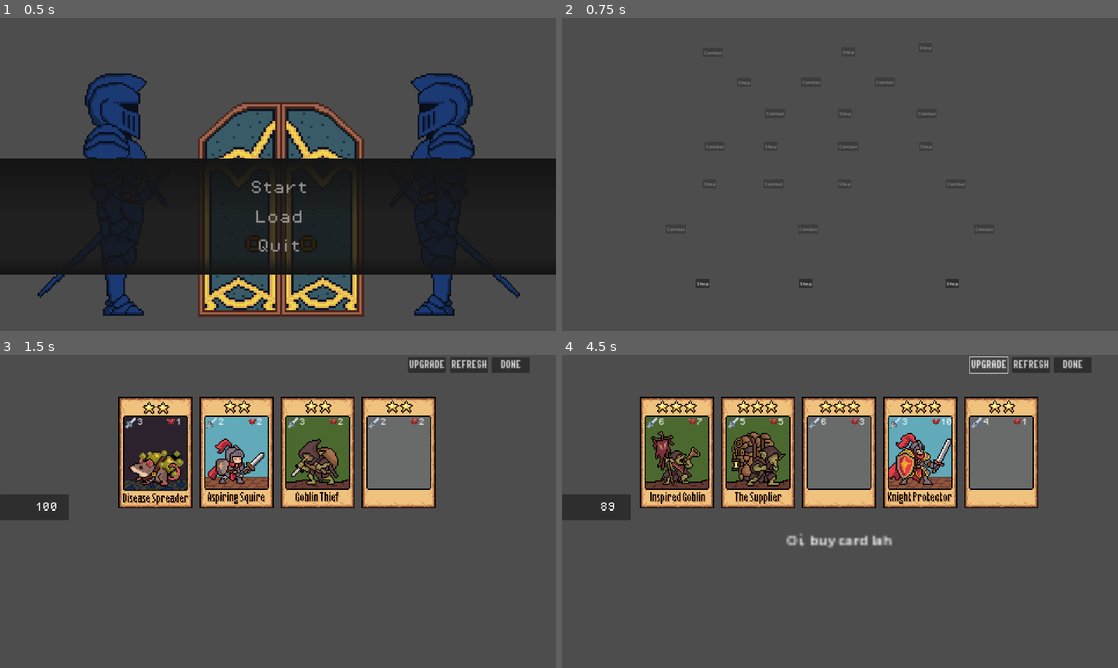
Above: before the commit, frames 1-4 (two rows, left to right).
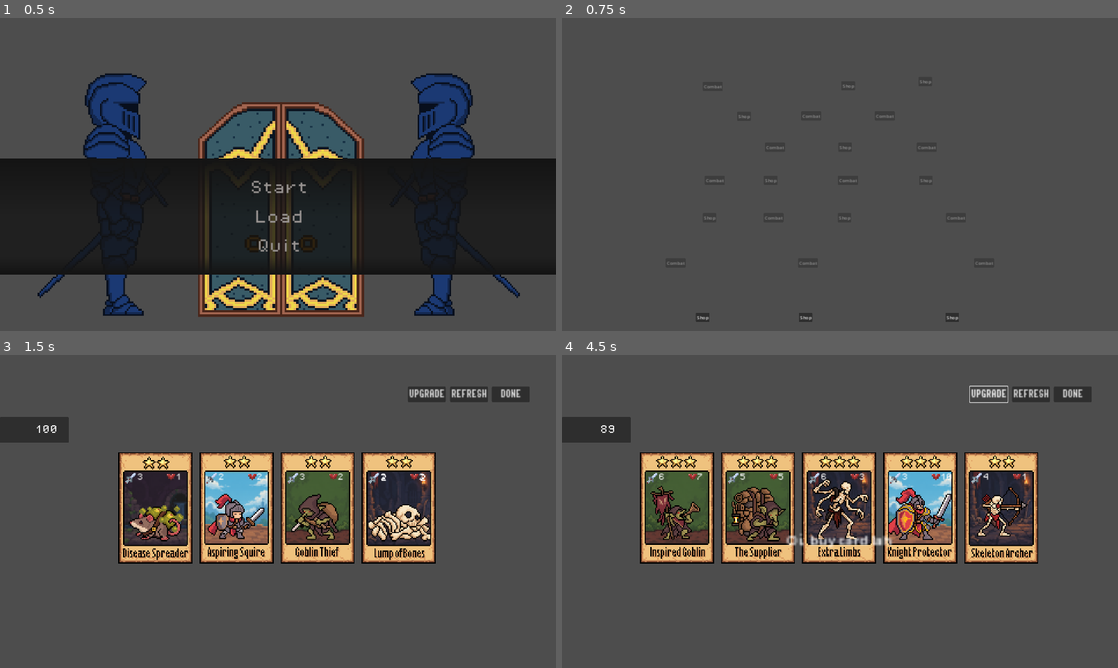
Above: after the commit, the same moments.

Repository: wenyng0526-boop/whateverproject
Game: Godot game, scene res://Scenes/main_menu.tscn
Same seed, same stepped clock (60 frames per second), same inputs: the game is played once before the commit and once after it.
Inputs (mouse positions are in pixels of both pictures, inside the frame that each line leads up to):
- Up to frame 1 (0.5 s): no input
- Up to frame 2 (0.75 s): click (840, 187) at 0.5 s
- Up to frame 3 (1.5 s): click "Shop" at 1.25 s
- Up to frame 4 (4.5 s): click "DONE" at 2 s; click "DONE" at 2.75 s; click "REFRESH" at 3.5 s; click "UPGRADE" at 4.25 s

Frame 1 is identical in both runs. In frame 2, 0.6% of the frame differs, in the area x 18-78%, y 9-98%; in frame 3, 30%; in frame 4, 36%, in the area x 0-96%, y 0-67%.

Commit message:
all card art added & some design changes

Diff:
--- a/Minion Resource/Skeleton/arm.tres
+++ b/Minion Resource/Skeleton/arm.tres
@@ -1,6 +1,6 @@
 [gd_resource type="Resource" script_class="card_resource" load_steps=3 format=3 uid="uid://dr8livklpk6kw"]
 
-[ext_resource type="Texture2D" uid="uid://yyckgl138lyv" path="res://Assets/card placeholders/Cost 1 card.png" id="1_8oj1p"]
+[ext_resource type="Texture2D" uid="uid://dmkw0jfmgovvt" path="res://Assets/cards/Arm.png" id="1_sl8v2"]
 [ext_resource type="Script" path="res://Scipts/card_data.gd" id="2_12q8j"]
 
 [resource]
@@ -9,7 +9,7 @@
 cost = 1
 attack = 1
 health = 1
-image = ExtResource("1_8oj1p")
+image = ExtResource("1_sl8v2")
 minon_type = 2
 fusion_tier = 1
 description = "An arm, not a leg."
--- a/Minion Resource/Skeleton/bone_muncher.tres
+++ b/Minion Resource/Skeleton/bone_muncher.tres
@@ -1,6 +1,6 @@
 [gd_resource type="Resource" script_class="card_resource" load_steps=3 format=3 uid="uid://bn7lyinamlkhp"]
 
-[ext_resource type="Texture2D" uid="uid://bfvpklkhjegqn" path="res://Assets/card placeholders/Cost 3 card.png" id="1_3jfgb"]
+[ext_resource type="Texture2D" uid="uid://bsvyodkjwh3ro" path="res://Assets/cards/Bone Muncher.png" id="1_1lxuc"]
 [ext_resource type="Script" path="res://Scipts/card_data.gd" id="2_xau1p"]
 
 [resource]
@@ -9,7 +9,7 @@
 cost = 3
 attack = 7
 health = 2
-image = ExtResource("1_3jfgb")
+image = ExtResource("1_1lxuc")
 minon_type = 2
 fusion_tier = 1
 description = "50% chance of dealing double damage."
--- a/Minion Resource/Skeleton/bone_refiner.tres
+++ b/Minion Resource/Skeleton/bone_refiner.tres
@@ -1,6 +1,6 @@
 [gd_resource type="Resource" script_class="card_resource" load_steps=3 format=3 uid="uid://dtpyy4wn8t78t"]
 
-[ext_resource type="Texture2D" uid="uid://bfvpklkhjegqn" path="res://Assets/card placeholders/Cost 3 card.png" id="1_iublw"]
+[ext_resource type="Texture2D" uid="uid://dulnrfxwreanc" path="res://Assets/cards/Bone Refiner.png" id="1_gab4q"]
 [ext_resource type="Script" path="res://Scipts/card_data.gd" id="2_fsctn"]
 
 [resource]
@@ -9,7 +9,7 @@
 cost = 3
 attack = 3
 health = 7
-image = ExtResource("1_iublw")
+image = ExtResource("1_gab4q")
 minon_type = 2
 fusion_tier = 1
 description = "50% chance of dealing double damage."
--- a/Minion Resource/Skeleton/skelly_the_unbreakable.tres
+++ b/Minion Resource/Skeleton/bone_titan.tres
@@ -1,15 +1,15 @@
 [gd_resource type="Resource" script_class="card_resource" load_steps=3 format=3 uid="uid://d24xbnkck6jhy"]
 
-[ext_resource type="Texture2D" uid="uid://bpe4ycwhofbyl" path="res://Assets/card placeholders/Cost 4 card.png" id="1_d75hm"]
-[ext_resource type="Script" path="res://Scipts/card_data.gd" id="2_a6t4g"]
+[ext_resource type="Texture2D" uid="uid://xxqfo5go6aqe" path="res://Assets/cards/Bone Titan.png" id="1_oxwkp"]
+[ext_resource type="Script" path="res://Scipts/card_data.gd" id="2_jy0te"]
 
 [resource]
-script = ExtResource("2_a6t4g")
-name = "Skelly, the Unbreakable"
+script = ExtResource("2_jy0te")
+name = "Bone Titan"
 cost = 4
 attack = 5
 health = 13
-image = ExtResource("1_d75hm")
+image = ExtResource("1_oxwkp")
 minon_type = 2
 fusion_tier = 1
 description = "50% chance of dealing double damage."
--- a/Minion Resource/Skeleton/extra_limbs.tres
+++ b/Minion Resource/Skeleton/extra_limbs.tres
@@ -1,6 +1,6 @@
 [gd_resource type="Resource" script_class="card_resource" load_steps=3 format=3 uid="uid://bvf130wywxg2u"]
 
-[ext_resource type="Texture2D" uid="uid://bfvpklkhjegqn" path="res://Assets/card placeholders/Cost 3 card.png" id="1_gaamj"]
+[ext_resource type="Texture2D" uid="uid://d37l48moxukw4" path="res://Assets/cards/Extra Limbs.png" id="1_6lc27"]
 [ext_resource type="Script" path="res://Scipts/card_data.gd" id="2_1mhah"]
 
 [resource]
@@ -9,7 +9,7 @@
 cost = 3
 attack = 6
 health = 3
-image = ExtResource("1_gaamj")
+image = ExtResource("1_6lc27")
 minon_type = 2
 fusion_tier = 1
 description = "50% chance of dealing double damage."
--- a/Minion Resource/Skeleton/lump_of_bones.tres
+++ b/Minion Resource/Skeleton/lump_of_bones.tres
@@ -1,6 +1,6 @@
 [gd_resource type="Resource" script_class="card_resource" load_steps=3 format=3 uid="uid://dl782p14xhls0"]
 
-[ext_resource type="Texture2D" uid="uid://d3esp7w8pcu6" path="res://Assets/card placeholders/Cost 2 card.png" id="1_kpm6p"]
+[ext_resource type="Texture2D" uid="uid://b3vuxoiboc55d" path="res://Assets/cards/Lump of Bones.png" id="1_ykopj"]
 [ext_resource type="Script" path="res://Scipts/card_data.gd" id="2_vn7u8"]
 
 [resource]
@@ -9,7 +9,7 @@
 cost = 2
 attack = 2
 health = 2
-image = ExtResource("1_kpm6p")
+image = ExtResource("1_ykopj")
 minon_type = 2
 fusion_tier = 1
 description = "50% chance of dealing double damage."
--- a/Minion Resource/Skeleton/skeleton_archer.tres
+++ b/Minion Resource/Skeleton/skeleton_archer.tres
@@ -1,6 +1,6 @@
 [gd_resource type="Resource" script_class="card_resource" load_steps=3 format=3 uid="uid://ck25kwqigneuy"]
 
-[ext_resource type="Texture2D" uid="uid://d3esp7w8pcu6" path="res://Assets/card placeholders/Cost 2 card.png" id="1_ro6ir"]
+[ext_resource type="Texture2D" uid="uid://dnb2p7gxt6erh" path="res://Assets/cards/Skeleton Archer.png" id="1_pvfe2"]
 [ext_resource type="Script" path="res://Scipts/card_data.gd" id="2_2350r"]
 
 [resource]
@@ -9,7 +9,7 @@
 cost = 2
 attack = 4
 health = 1
-image = ExtResource("1_ro6ir")
+image = ExtResource("1_pvfe2")
 minon_type = 2
 fusion_tier = 1
 description = "50% chance of dealing double damage."
--- a/Minion Resource/Skeleton/spearbone.tres
+++ b/Minion Resource/Skeleton/spearbone.tres
@@ -1,6 +1,6 @@
 [gd_resource type="Resource" script_class="card_resource" load_steps=3 format=3 uid="uid://bcio2vbvxjej0"]
 
-[ext_resource type="Texture2D" uid="uid://bpe4ycwhofbyl" path="res://Assets/card placeholders/Cost 4 card.png" id="1_4lxpi"]
+[ext_resource type="Texture2D" uid="uid://dknx4i4gy3jda" path="res://Assets/cards/Spearbone.png" id="1_soatd"]
 [ext_resource type="Script" path="res://Scipts/card_data.gd" id="2_cljia"]
 
 [resource]
@@ -9,7 +9,7 @@
 cost = 4
 attack = 13
 health = 4
-image = ExtResource("1_4lxpi")
+image = ExtResource("1_soatd")
 minon_type = 2
 fusion_tier = 1
 description = "50% chance of dealing double damage."
--- a/Other resource/shop_card.tres
+++ b/Other resource/shop_card.tres
@@ -21,7 +21,7 @@
 [ext_resource type="Resource" uid="uid://uilbc760sao7" path="res://Minion Resource/Rat/large_rat.tres" id="13_0r3i1"]
 [ext_resource type="Resource" uid="uid://bvf130wywxg2u" path="res://Minion Resource/Skeleton/extra_limbs.tres" id="13_avayh"]
 [ext_resource type="Resource" uid="uid://bn7lyinamlkhp" path="res://Minion Resource/Skeleton/bone_muncher.tres" id="14_n3s3n"]
-[ext_resource type="Resource" uid="uid://d24xbnkck6jhy" path="res://Minion Resource/Skeleton/skelly_the_unbreakable.tres" id="15_o0am7"]
+[ext_resource type="Resource" uid="uid://d24xbnkck6jhy" path="res://Minion Resource/Skeleton/bone_titan.tres" id="15_o0am7"]
 [ext_resource type="Resource" uid="uid://bcio2vbvxjej0" path="res://Minion Resource/Skeleton/spearbone.tres" id="16_kwnqc"]
 [ext_resource type="Resource" uid="uid://d206o5rpul7ka" path="res://Minion Resource/Rat/rat_tamer.tres" id="21_1cnbk"]
 [ext_resource type="Resource" uid="uid://dy641a3c1etjx" path="res://Minion Resource/Rat/scarificial_rat.tres" id="22_adhlo"]
--- a/Scenes/combat_scene.tscn
+++ b/Scenes/combat_scene.tscn
@@ -33,7 +33,7 @@
 [ext_resource type="Resource" uid="uid://bp81elouu50na" path="res://Minion Resource/Knight/knight_commander.tres" id="28_rktqr"]
 [ext_resource type="Resource" uid="uid://uilbc760sao7" path="res://Minion Resource/Rat/large_rat.tres" id="29_bi28p"]
 [ext_resource type="Resource" uid="uid://q8va41yxvpp2" path="res://Minion Resource/Rat/mass_infestation.tres" id="30_tlxuk"]
-[ext_resource type="Resource" uid="uid://d24xbnkck6jhy" path="res://Minion Resource/Skeleton/skelly_the_unbreakable.tres" id="32_l8xxo"]
+[ext_resource type="Resource" uid="uid://d24xbnkck6jhy" path="res://Minion Resource/Skeleton/bone_titan.tres" id="32_l8xxo"]
 [ext_resource type="PackedScene" uid="uid://b4ojdviu2r56a" path="res://Scenes/pause_menu.tscn" id="35_fwkip"]
 
 [node name="Combat_Scene" type="Node2D" node_paths=PackedStringArray("player_container", "enemy_container")]
--- a/Scenes/map.tscn
+++ b/Scenes/map.tscn
@@ -7,146 +7,146 @@
 [node name="Map" type="Node2D"]
 
 [node name="10 Shop" parent="." instance=ExtResource("1_j0sno")]
-position = Vector2(462, 900)
+position = Vector2(462, 1477)
 text = "Shop"
 next_nodes = Array[int]([11])
 
 [node name="20 Shop" parent="." instance=ExtResource("1_j0sno")]
-position = Vector2(818, 900)
+position = Vector2(818, 1477)
 text = "Shop"
 next_nodes = Array[int]([21])
 
 [node name="30 Shop" parent="." instance=ExtResource("1_j0sno")]
-position = Vector2(1324, 900)
+position = Vector2(1324, 1477)
 text = "Shop"
 next_nodes = Array[int]([31])
 
 [node name="11 Combat" parent="." instance=ExtResource("1_j0sno")]
-position = Vector2(358, 712)
+position = Vector2(358, 1289)
 node_type = 1
 text = "Combat"
 node_index = 11
 next_nodes = Array[int]([12])
 
 [node name="12 Shop" parent="." instance=ExtResource("1_j0sno")]
-position = Vector2(486, 556)
+position = Vector2(486, 1133)
 text = "Shop"
 node_index = 12
 next_nodes = Array[int]([13])
 
 [node name="13 Combat" parent="." instance=ExtResource("1_j0sno")]
-position = Vector2(493, 427)
+position = Vector2(493, 1004)
 node_type = 1
 text = "Combat"
 node_index = 13
 next_nodes = Array[int]([27])
 
 [node name="14 Shop" parent="." instance=ExtResource("1_j0sno")]
-position = Vector2(605, 206)
+position = Vector2(605, 783)
 text = "Shop"
 node_index = 14
 next_nodes = Array[int]([15])
 
 [node name="15 Combat" parent="." instance=ExtResource("1_j0sno")]
-position = Vector2(486, 103)
+position = Vector2(486, 680)
 node_type = 1
 text = "Combat"
 node_index = 15
 
 [node name="21 Combat" parent="." instance=ExtResource("1_j0sno")]
-position = Vector2(815, 712)
+position = Vector2(815, 1289)
 node_type = 1
 text = "Combat"
 node_index = 21
 next_nodes = Array[int]([22, 23])
 
 [node name="22 Shop" parent="." instance=ExtResource("1_j0sno")]
-position = Vector2(952, 556)
+position = Vector2(952, 1133)
 text = "Shop"
 node_index = 22
 next_nodes = Array[int]([24])
 
 [node name="23 Combat" parent="." instance=ExtResource("1_j0sno")]
-position = Vector2(696, 556)
+position = Vector2(696, 1133)
 node_type = 1
 text = "Combat"
 node_index = 23
 next_nodes = Array[int]([25])
 
 [node name="24 Combat" parent="." instance=ExtResource("1_j0sno")]
-position = Vector2(953, 427)
+position = Vector2(953, 1004)
 node_type = 1
 text = "Combat"
 node_index = 24
 next_nodes = Array[int]([26])
 
 [node name="25 Shop" parent="." instance=ExtResource("1_j0sno")]
-position = Vector2(697, 427)
+position = Vector2(697, 1004)
 text = "Shop"
 node_index = 25
 next_nodes = Array[int]([27])
 
 [node name="26 Shop" parent="." instance=ExtResource("1_j0sno")]
-position = Vector2(954, 313)
+position = Vector2(954, 890)
 text = "Shop"
 node_index = 26
 next_nodes = Array[int]([28, 35])
 
 [node name="27 Combat" parent="." instance=ExtResource("1_j0sno")]
-position = Vector2(701, 313)
+position = Vector2(701, 890)
 node_type = 1
 text = "Combat"
 node_index = 27
 next_nodes = Array[int]([28])
 
 [node name="28 Combat" parent="." instance=ExtResource("1_j0sno")]
-position = Vector2(826, 205)
+position = Vector2(826, 782)
 node_type = 1
 text = "Combat"
 node_index = 28
 next_nodes = Array[int]([29])
 
 [node name="29 Shop" parent="." instance=ExtResource("1_j0sno")]
-position = Vector2(965, 101)
+position = Vector2(965, 678)
 text = "Shop"
 node_index = 29
 
 [node name="31 Combat" parent="." instance=ExtResource("1_j0sno")]
-position = Vector2(1423, 712)
+position = Vector2(1423, 1289)
 node_type = 1
 text = "Combat"
 node_index = 31
 next_nodes = Array[int]([32])
 
 [node name="32 Combat" parent="." instance=ExtResource("1_j0sno")]
-position = Vector2(1326, 556)
+position = Vector2(1326, 1133)
 node_type = 1
 text = "Combat"
 node_index = 32
 next_nodes = Array[int]([33])
 
 [node name="33 Shop" parent="." instance=ExtResource("1_j0sno")]
-position = Vector2(1233, 427)
+position = Vector2(1233, 1004)
 text = "Shop"
 node_index = 33
 next_nodes = Array[int]([34])
 
 [node name="34 Combat" parent="." instance=ExtResource("1_j0sno")]
-position = Vector2(1225, 313)
+position = Vector2(1225, 890)
 node_type = 1
 text = "Combat"
 node_index = 34
 next_nodes = Array[int]([35])
 
 [node name="35 Combat" parent="." instance=ExtResource("1_j0sno")]
-position = Vector2(1080, 205)
+position = Vector2(1080, 782)
 node_type = 1
 text = "Combat"
 node_index = 35
 next_nodes = Array[int]([29])
 
 [node name="36 Shop" parent="." instance=ExtResource("1_j0sno")]
-position = Vector2(1231, 86)
+position = Vector2(1231, 663)
 text = "Shop"
 node_index = 36
 
--- a/Scenes/shop_scene.tscn
+++ b/Scenes/shop_scene.tscn
@@ -31,9 +31,9 @@
 
 [node name="Refresh Button" type="Button" parent="."]
 offset_left = 1554.0
-offset_top = 8.0
+offset_top = 109.0
 offset_right = 1674.0
-offset_bottom = 39.0
+offset_bottom = 140.0
 scale = Vector2(1.09582, 1.72816)
 theme_override_fonts/font = ExtResource("4_a2dmr")
 text = "REFRESH
@@ -41,9 +41,9 @@
 
 [node name="Done Button" type="Button" parent="."]
 offset_left = 1698.0
-offset_top = 8.0
+offset_top = 109.0
 offset_right = 1818.0
-offset_bottom = 39.0
+offset_bottom = 140.0
 scale = Vector2(1.09582, 1.72816)
 theme_override_fonts/font = ExtResource("4_a2dmr")
 text = "DONE
@@ -51,9 +51,9 @@
 
 [node name="Upgrade Button" type="Button" parent="."]
 offset_left = 1408.0
-offset_top = 8.0
+offset_top = 109.0
 offset_right = 1528.0
-offset_bottom = 39.0
+offset_bottom = 140.0
 scale = Vector2(1.09582, 1.72816)
 theme_override_fonts/font = ExtResource("4_a2dmr")
 text = "UPGRADE
@@ -61,9 +61,9 @@
 
 [node name="ShopCenter" type="CenterContainer" parent="."]
 offset_left = 154.0
-offset_top = 212.0
+offset_top = 402.0
 offset_right = 1760.0
-offset_bottom = 462.0
+offset_bottom = 652.0
 
 [node name="Card Container" type="HBoxContainer" parent="ShopCenter"]
 layout_mode = 2
@@ -83,9 +83,9 @@
 
 [node name="HandCenter" type="CenterContainer" parent="."]
 offset_left = 43.0
-offset_top = 678.0
+offset_top = 920.0
 offset_right = 1843.0
-offset_bottom = 1078.0
+offset_bottom = 1320.0
 
 [node name="HandContainer" type="HBoxContainer" parent="HandCenter"]
 layout_mode = 2
@@ -93,15 +93,16 @@
 
 [node name="CurrencyUI" type="PanelContainer" parent="." node_paths=PackedStringArray("amount_label")]
 z_index = 501
-offset_top = 481.0
+offset_top = 214.0
 offset_right = 237.0
-offset_bottom = 570.0
+offset_bottom = 303.0
 mouse_filter = 2
 script = ExtResource("5_nrsk7")
 amount_label = NodePath("Control/Label")
 
 [node name="Control" type="Control" parent="CurrencyUI"]
 layout_mode = 2
+mouse_filter = 2
 
 [node name="TextureRect" type="TextureRect" parent="CurrencyUI/Control"]
 custom_minimum_size = Vector2(32, 32)
@@ -131,10 +132,10 @@
 anchors_preset = 15
 anchor_right = 1.0
 anchor_bottom = 1.0
-offset_left = 65.1885
-offset_top = 231.964
-offset_right = 65.1885
-offset_bottom = 231.964
+offset_left = 67.0
+offset_top = 218.0
+offset_right = 67.0
+offset_bottom = 218.0
 grow_horizontal = 2
 grow_vertical = 2
 
--- a/Scipts/camera_2d.gd
+++ b/Scipts/camera_2d.gd
@@ -4,6 +4,10 @@
 @export var min_y: float = 300.0
 @export var max_y: float = 1000.0
 
+@export var start_y: float = 1000.0
+
+func _ready() -> void:
+	position.y = start_y
 
 func _unhandled_input(event: InputEvent) -> void:
 	if event is InputEventMouseButton and event.pressed:
--- a/Scipts/card.gd
+++ b/Scipts/card.gd
@@ -250,7 +250,7 @@
 func _get_hover_offset() -> float:
 	match current_location:
 		CardLocation.HAND:
-			return -200.0 # Lifts much higher in hand
+			return -305.0 # Lifts much higher in hand
 		CardLocation.BOARD:
 			return 0.0 # Subtle lift on the board
 		_:
Binary file added: Assets/cards/Arm.png
Not shown, added: Assets/cards/Arm.png.import
Binary file changed: Assets/cards/Armoursmith.png
Binary file changed: Assets/cards/Aspiring Squire.png
Binary file added: Assets/cards/Bone Muncher.png
Not shown, added: Assets/cards/Bone Muncher.png.import
Binary file added: Assets/cards/Bone Refiner.png
Not shown, added: Assets/cards/Bone Refiner.png.import
Binary file added: Assets/cards/Bone Titan.png
Not shown, added: Assets/cards/Bone Titan.png.import
Binary file changed: Assets/cards/Disease Spreader Card.png
Binary file changed: Assets/cards/Elder Goblin.png
(and 28 more such lines)
